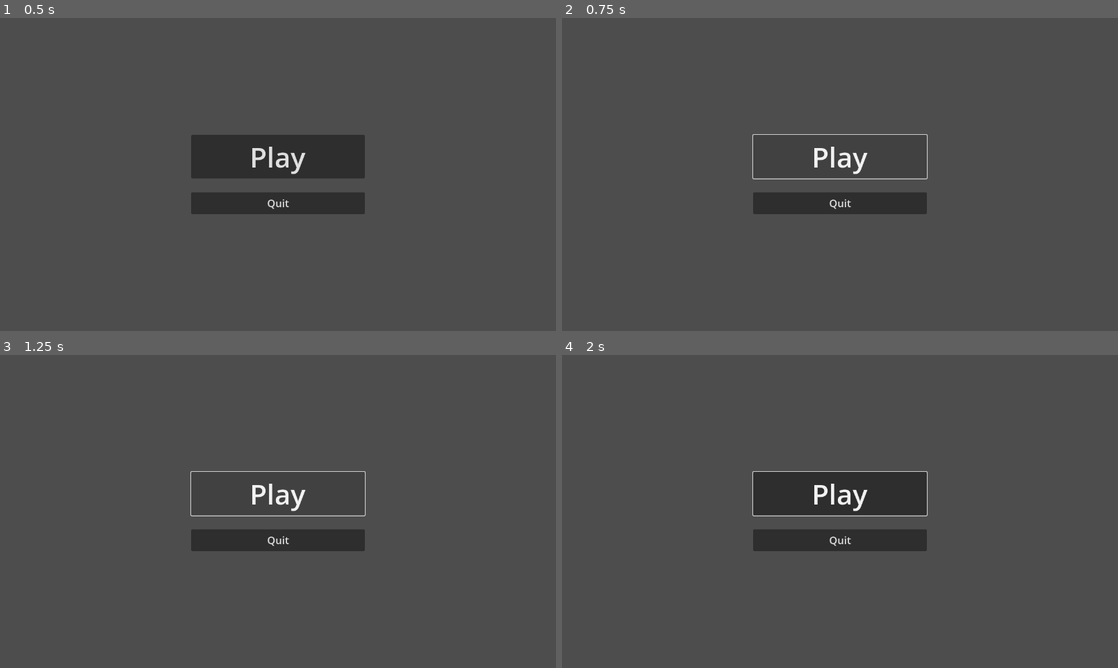
Above: before the commit, frames 1-4 (two rows, left to right).
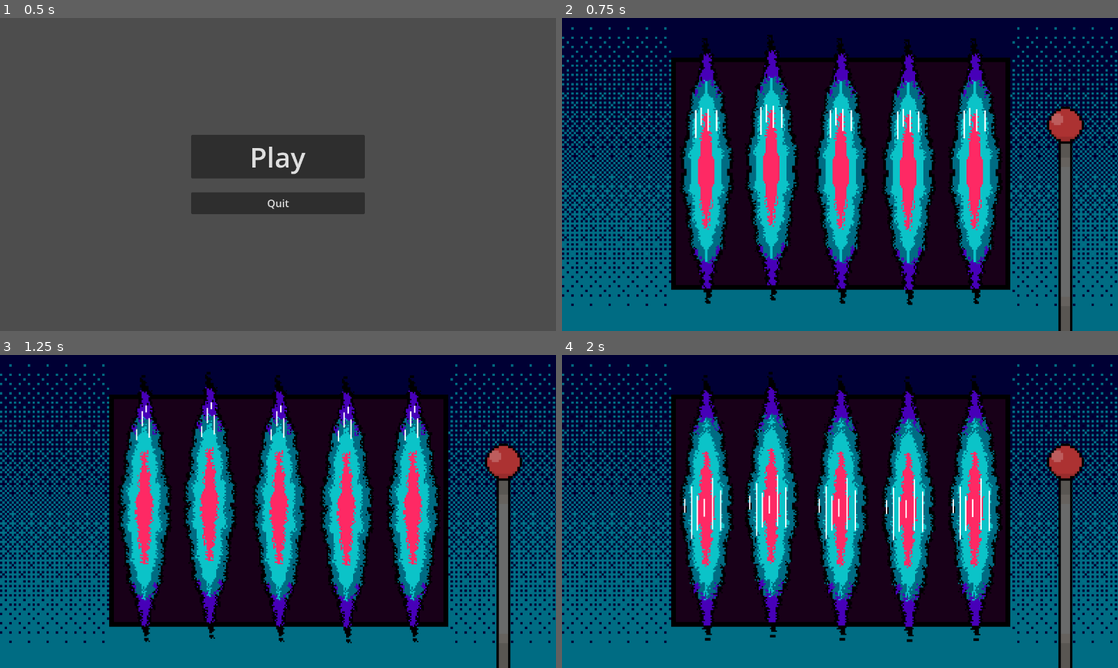
Above: after the commit, the same moments.

Repository: saveligulas/hackathon2025
Game: Godot game, scene res://scenes/mainMenu.tscn
The game is run twice, just before and just after one commit, with the same random seed, the same clock (stepped at 60 frames per second) and the same inputs.
Inputs (mouse positions are in pixels of both pictures, inside the frame that each line leads up to):
- Up to frame 1 (0.5 s): no input
- Up to frame 2 (0.75 s): click "Play" at 0.5 s
- Up to frame 3 (1.25 s): no input
- Up to frame 4 (2 s): click (1067, 549) at 1.27 s

Frame 1 is identical in both runs. In frame 2, 100% of the frame differs, in the area x 0-100%, y 0-100%; in frame 3, 100%; in frame 4, 100%.
Error before the commit: Parse Error: Could not parse global class "GameState" from "res://src/core/gameState.gd". (res://src/core/runManager.gd:7)

Commit message:
works sometimes very good

Diff:
--- a/src/core/PlayerData.gd
+++ b/src/core/PlayerData.gd
@@ -9,8 +9,16 @@
 	for i in range(5):
 		reels[i] = Reel.new()
 
-	var relic_scene = load("res://scenes/relics/goldenCalculatorRelic.tscn")
-	var relic_instance = relic_scene.instantiate()
-	relics.append(relic_instance)
-	print(relics)
-	print(relic_instance.relic_effects)
+	# Test with different relics
+	var test_relics = [
+		load("res://src/relics/lucky_clover_relic.gd").new(),
+		load("res://src/relics/eye_fortune_relic.gd").new(),
+		load("res://src/relics/palm_reader_relic.gd").new(),
+		load("res://src/relics/pattern_master_relic.gd").new(),
+		load("res://src/relics/fingerprint_eraser_relic.gd").new(),
+	]
+
+	for relic in test_relics:
+		relics.append(relic)
+
+	print("Initialized with %d relics" % relics.size())
--- a/src/core/effect.gd
+++ b/src/core/effect.gd
@@ -1,5 +1,4 @@
-# src/effects/Effect.gd
-
+# src/core/effect.gd
 class_name Effect
 extends Resource
 
@@ -22,9 +21,29 @@
 @export var target: EffectTarget = EffectTarget.SYMBOL
 @export var description: String = ""
 
+# NEW: Symbol filtering
+@export var target_symbol_uids: Array[String] = []  # Empty = affects all symbols
+@export var exclude_symbol_uids: Array[String] = []
+
 func apply(context: Dictionary) -> Dictionary:
 	# Each subclass implements its logic
 	return context
 
+func can_apply(context: Dictionary) -> bool:
+	# Override in subclasses for conditional effects
+	return true
+
 func matches(symbol: Symbol) -> bool:
-	return true  # default: all
+	# Check if this effect applies to the given symbol
+
+	# If targeting specific symbols
+	if target_symbol_uids.size() > 0:
+		if not symbol.uid in target_symbol_uids:
+			return false
+
+	# If excluding specific symbols
+	if exclude_symbol_uids.size() > 0:
+		if symbol.uid in exclude_symbol_uids:
+			return false
+
+	return true
--- a/src/core/gameManager.gd
+++ b/src/core/gameManager.gd
@@ -2,10 +2,10 @@
 extends Node
 
 enum GamePhase {
-    MENU,
-    PLAYING,
-    SHOP,
-    GAMEOVER
+	MENU,
+	PLAYING,
+	SHOP,
+	GAMEOVER
 }
 
 signal game_phase_changed
@@ -15,30 +15,30 @@
 var current_phase: GamePhase = GamePhase.MENU
 
 func _ready() -> void:
-    print("Game Manager initialized")
+	print("Game Manager initialized")
 
 func change_phase(new_phase: GamePhase) -> void:
-    var previous_phase = current_phase
-    current_phase = new_phase
-    game_phase_changed.emit(new_phase)
-    handle_phase_transition(new_phase, previous_phase)
+	var previous_phase = current_phase
+	current_phase = new_phase
+	game_phase_changed.emit(new_phase)
+	handle_phase_transition(new_phase, previous_phase)
 
 func handle_phase_transition(new_phase: GamePhase, previous_phase: GamePhase):
-    match new_phase:
-        GamePhase.MENU:
-            print("GamePhase: Change to Menu")
-            get_tree().change_scene_to_file("res://scenes/mainMenu.tscn")
+	match new_phase:
+		GamePhase.MENU:
+			print("GamePhase: Change to Menu")
+			get_tree().change_scene_to_file("res://scenes/mainMenu.tscn")
 
-        GamePhase.PLAYING:
-            print("GamePhase: Change to Playing")
-            if previous_phase == GamePhase.MENU:
-                run_manager.initialize()  # ← THIS WAS MISSING!
-            get_tree().change_scene_to_file("res://scenes/playing.tscn")
+		GamePhase.PLAYING:
+			print("GamePhase: Change to Playing")
+			if previous_phase == GamePhase.MENU:
+				run_manager.initialize()  # ← THIS WAS MISSING!
+			get_tree().change_scene_to_file("res://scenes/playing.tscn")
 
-        GamePhase.SHOP:
-            print("GamePhase: Change to Shop")
-            get_tree().change_scene_to_file("res://scenes/shop.tscn")
+		GamePhase.SHOP:
+			print("GamePhase: Change to Shop")
+			get_tree().change_scene_to_file("res://scenes/shop.tscn")
 
-        GamePhase.GAMEOVER:
-            print("GamePhase: Change to Game Over")
-            run_manager.reset()
+		GamePhase.GAMEOVER:
+			print("GamePhase: Change to Game Over")
+			run_manager.reset()
--- a/src/core/gameState.gd
+++ b/src/core/gameState.gd
@@ -23,25 +23,25 @@
 
 
 func add_active_effect(effect: Effect) -> void:
-    # Check if effect stacks
-    var existing = active_effects.filter(func(e): return e.effect_id == effect.effect_id)
-    if existing.size() > 0:
-        existing[0].stack_count += 1
-    else:
-        active_effects.append(effect)
+	# Check if effect stacks
+	var existing = active_effects.filter(func(e): return e.effect_id == effect.effect_id)
+	if existing.size() > 0:
+		existing[0].stack_count += 1
+	else:
+		active_effects.append(effect)
 
 func remove_active_effect(effect_id: String) -> void:
-    active_effects = active_effects.filter(func(e): return e.effect_id != effect_id)
+	active_effects = active_effects.filter(func(e): return e.effect_id != effect_id)
 
 func get_effects_by_timing(timing: Effect.EffectTiming) -> Array[Effect]:
-    return active_effects.filter(func(e): return e.timing == timing)
+	return active_effects.filter(func(e): return e.timing == timing)
 
 func equip_relic(relic: Relic) -> void:
-    active_relics.append(relic)
-    relic.activate(self)
+	active_relics.append(relic)
+	relic.activate(self)
 
 func unequip_relic(relic_id: String) -> void:
-    var relic = active_relics.filter(func(r): return r.relic_id == relic_id)
-    if relic.size() > 0:
-        relic[0].deactivate(self)
-        active_relics.erase(relic[0])
+	var relic = active_relics.filter(func(r): return r.relic_id == relic_id)
+	if relic.size() > 0:
+		relic[0].deactivate(self)
+		active_relics.erase(relic[0])
--- a/src/core/mainMenu.gd
+++ b/src/core/mainMenu.gd
@@ -5,17 +5,17 @@
 
 # Called when the node enters the scene tree for the first time.
 func _ready() -> void:
-    pass # Replace with function body.
+	pass # Replace with function body.
 
 
 # Called every frame. 'delta' is the elapsed time since the previous frame.
 func _process(_delta: float) -> void:
-    pass
+	pass
 
 
 func _on_play_pressed() -> void:
-    GameManager.change_phase(GameManager.GamePhase.PLAYING)
+	GameManager.change_phase(GameManager.GamePhase.PLAYING)
 
 
 func _on_quit_pressed() -> void:
-    get_tree().quit()
+	get_tree().quit()
--- a/src/core/playing.gd
+++ b/src/core/playing.gd
@@ -4,73 +4,73 @@
 @onready var lever: AnimatedSprite2D = $"Slot Machine/Button/Lever"
 @onready var reel_container: Node2D = $ReelContainer
 @onready var spinners := [
-    $ReelContainer/Spin1,
-    $ReelContainer/Spin2,
-    $ReelContainer/Spin3,
-    $ReelContainer/Spin4,
-    $ReelContainer/Spin5
+	$ReelContainer/Spin1,
+	$ReelContainer/Spin2,
+	$ReelContainer/Spin3,
+	$ReelContainer/Spin4,
+	$ReelContainer/Spin5
 ]
 var is_spinning: bool = false
 var run_manager: Node
 
 func _ready():
-    print("Playing scene ready")
+	print("Playing scene ready")
 
-    # Get run manager from GameManager
-    if not GameManager.has_node("RunManager"):
-        push_error("RunManager not found in GameManager!")
-        return
+	# Get run manager from GameManager
+	if not GameManager.has_node("RunManager"):
+		push_error("RunManager not found in GameManager!")
+		return
 
-    run_manager = GameManager.get_node("RunManager")
+	run_manager = GameManager.get_node("RunManager")
 
-    # Connect to signals from run manager
-    run_manager.spin_started.connect(_on_spin_started)
-    run_manager.spin_completed.connect(_on_spin_completed)
-    run_manager.effects_applied.connect(_on_effects_applied)
+	# Connect to signals from run manager
+	run_manager.spin_started.connect(_on_spin_started)
+	run_manager.spin_completed.connect(_on_spin_completed)
+	run_manager.effects_applied.connect(_on_effects_applied)
 
-    if reel_container.get_child_count() == 0:
-        push_error("ReelContainer has no children!")
+	if reel_container.get_child_count() == 0:
+		push_error("ReelContainer has no children!")
 
 func _on_button_pressed():
-    if is_spinning:
-        return
+	if is_spinning:
+		return
 
-    lever.play("pull")
-    run_manager.execute_spin()
+	lever.play("pull")
+	run_manager.execute_spin()
 
 func _on_spin_started():
-    is_spinning = true
-    reel_container.start_spinners()
-    reel_container.prepare_all_reels()
+	is_spinning = true
+	reel_container.start_spinners()
+	reel_container.prepare_all_reels()
 
 func _on_spin_completed(result_grid: Array):
-    print("\n=== Spin Result ===")
+	print("\n=== Spin Result ===")
 
-    for i in range(5):
-        var column_symbols: Array[Symbol] = []
+	for i in range(5):
+		var column_symbols: Array[Symbol] = []
 
-        for row in range(3):
-            var sym = result_grid[i][row]
-            column_symbols.append(sym)
-            if sym:
-                print("Col ", i, " Row ", row, ": ", sym.description, " (", sym.base_points, " pts)")
+		for row in range(3):
+			var sym = result_grid[i][row]
+			column_symbols.append(sym)
+			if sym:
+				print("Col ", i, " Row ", row, ": ", sym.description, " (", sym.base_points, " pts)")
 
-        reel_container.display_reel(i, column_symbols)
+		reel_container.display_reel(i, column_symbols)
 
-    await get_tree().create_timer(1).timeout
-    await stagger_reveal()
+	await get_tree().create_timer(1).timeout
+	await stagger_reveal()
 
-    # Calculate score using run manager
-    var score_result = run_manager.calculate_score()
-    print("=== Final Score: ", score_result.total_score, " ===")
+	# Calculate score using run manager
+	var score_result = run_manager.calculate_score()
+	print("=== Final Score: ", score_result.total_score, " ===")
 
-    is_spinning = false
+	is_spinning = false
 
 func _on_effects_applied(timing: int):
-    print("[EFFECT] Effects applied at timing: ", timing)
+	print("[EFFECT] Effects applied at timing: ", timing)
 
 func stagger_reveal():
-    for i in range(spinners.size()):
-        spinners[i].hide()
-        reel_container.reveal_column(i)
-        await get_tree().create_timer(0.15).timeout
+	for i in range(spinners.size()):
+		spinners[i].hide()
+		reel_container.reveal_column(i)
+		await get_tree().create_timer(0.15).timeout
--- a/src/core/runManager.gd
+++ b/src/core/runManager.gd
@@ -44,6 +44,7 @@
 	print("RunManager initialized with ", game_state.player_data.reels.size(), " reels")
 	print("RunManager effects ", game_state.active_effects)
 
+# In src/core/runManager.gd - in execute_spin()
 func execute_spin() -> Array:
 	print("Executing spin...")
 
@@ -58,13 +59,14 @@
 	var result_grid = slot_machine_manager.result_grid
 	game_state.current_grid = result_grid
 
-	# Apply AFTER_SPIN effects (can modify grid)
+	# Apply AFTER_SPIN effects (can modify grid) ← THIS IS CRUCIAL
 	result_grid = apply_effects_to_grid(Effect.EffectTiming.AFTER_SPIN, result_grid)
 	game_state.current_grid = result_grid
 	emit_signal("effects_applied", Effect.EffectTiming.AFTER_SPIN)
 
 	emit_signal("spin_completed", result_grid)
 	return result_grid
+
 
 func calculate_score() -> Dictionary:
 	var score_calculator = GameManager.get_node("ScoreCalculator")
--- a/src/core/symbol.gd
+++ b/src/core/symbol.gd
@@ -16,17 +16,17 @@
 
 # Calculate effective stats (base + modifiers)
 func get_effective_points(context: Dictionary = {}) -> int:
-    var total = base_points
-    # For now, just return base (effects come later)
-    return total
+	var total = base_points
+	# For now, just return base (effects come later)
+	return total
 
 func get_effective_mult(context: Dictionary = {}) -> int:
-    var total = base_mult
-    # For now, just return base (effects come later)
-    return total
+	var total = base_mult
+	# For now, just return base (effects come later)
+	return total
 
 func add_effect(effect: Effect) -> void:
-    symbol_effects.append(effect)
+	symbol_effects.append(effect)
 
 func remove_effect(effect_id: String) -> void:
-    symbol_effects = symbol_effects.filter(func(e): return e.effect_id != effect_id)
+	symbol_effects = symbol_effects.filter(func(e): return e.effect_id != effect_id)
--- /dev/null
+++ b/src/effects/addMultEffect.gd
@@ -0,0 +1,22 @@
+# src/effects/addMultEffect.gd
+extends Effect
+class_name AddMultEffect
+
+@export var mult_to_add: int = 1
+
+func _init(value: int = 1, symbol_uids: Array[String] = []):
+	mult_to_add = value
+	target_symbol_uids = symbol_uids
+	effect_id = "add_mult_%d" % value
+	if symbol_uids.size() > 0:
+		effect_id += "_" + "_".join(symbol_uids)
+	timing = EffectTiming.DURING_SCORING
+	target = EffectTarget.SYMBOL
+	description = "+%d mult" % value
+	if symbol_uids.size() > 0:
+		description += " for " + ", ".join(symbol_uids)
+
+func apply(context: Dictionary) -> Dictionary:
+	if context.has("mult"):
+		context.mult += mult_to_add
+	return context
--- a/src/effects/addPointEffect.gd
+++ b/src/effects/addPointEffect.gd
@@ -1,21 +1,37 @@
-# src/effects/AddPointsEffect.gd
+# src/effects/addPointEffect.gd
 extends Effect
 class_name AddPointsEffect
 
 @export var points_to_add: int = 1
-@export var symbol_uid: String = "" # optional filter, empty means all
 
-func _init(value: int = 1):
+func _init(value: int = 1, symbol_uids: Array[String] = []):
 	points_to_add = value
+	target_symbol_uids = symbol_uids
 	effect_id = "add_points_%d" % value
+	if symbol_uids.size() > 0:
+		effect_id += "_" + "_".join(symbol_uids)
 	timing = EffectTiming.DURING_SCORING
 	target = EffectTarget.SYMBOL
-	description = "+%d points to symbol" % value
+	description = "+%d points" % value
+	if symbol_uids.size() > 0:
+		description += " for " + ", ".join(symbol_uids)
 
 func apply(context: Dictionary) -> Dictionary:
 	if context.has("points"):
-		context.points += points_to_add * context.get("stack_count", 1)
+		context.points += points_to_add
 	return context
 
 func matches(symbol: Symbol) -> bool:
-	return symbol_uid == "" or symbol.uid == symbol_uid
+	# Use the base class filtering logic
+
+	# If targeting specific symbols
+	if target_symbol_uids.size() > 0:
+		if not symbol.uid in target_symbol_uids:
+			return false
+
+	# If excluding specific symbols
+	if exclude_symbol_uids.size() > 0:
+		if symbol.uid in exclude_symbol_uids:
+			return false
+
+	return true
--- /dev/null
+++ b/src/effects/globalScoreMultEffect.gd
@@ -0,0 +1,19 @@
+# src/effects/globalScoreMultEffect.gd
+extends Effect
+class_name GlobalScoreMultEffect
+
+@export var score_multiplier: float = 1.5
+
+func _init(mult: float = 1.5):
+	score_multiplier = mult
+	effect_id = "global_score_mult_%.1f" % mult
+	timing = EffectTiming.DURING_SCORING
+	target = EffectTarget.SCORE
+	description = "×%.1f to final score" % mult
+
+func apply(context: Dictionary) -> Dictionary:
+	if context.has("points"):
+		context.points = int(context.points * score_multiplier)
+	if context.has("mult"):
+		context.mult = int(context.mult * score_multiplier)
+	return context
--- /dev/null
+++ b/src/effects/multiplyPointsEffect.gd
@@ -0,0 +1,22 @@
+# src/effects/multiplyPointsEffect.gd
+extends Effect
+class_name MultiplyPointsEffect
+
+@export var multiplier: float = 2.0
+
+func _init(mult: float = 2.0, symbol_uids: Array[String] = []):
+	multiplier = mult
+	var target_symbol_uids = symbol_uids
+	effect_id = "multiply_points_%.1fx" % mult
+	if symbol_uids.size() > 0:
+		effect_id += "_" + "_".join(symbol_uids)
+	timing = EffectTiming.DURING_SCORING
+	target = EffectTarget.SYMBOL
+	description = "×%.1f points" % mult
+	if symbol_uids.size() > 0:
+		description += " for " + ", ".join(symbol_uids)
+
+func apply(context: Dictionary) -> Dictionary:
+	if context.has("points"):
+		context.points = int(context.points * multiplier)
+	return context
--- /dev/null
+++ b/src/effects/patternBonusEffect.gd
@@ -0,0 +1,29 @@
+# src/effects/patternBonusEffect.gd
+extends Effect
+class_name PatternBonusEffect
+
+@export var bonus_points: int = 50
+@export var min_patterns_required: int = 2
+
+func _init(points: int = 50, min_patterns: int = 2):
+	bonus_points = points
+	min_patterns_required = min_patterns
+	effect_id = "pattern_bonus_%d_pts" % points
+	timing = EffectTiming.AFTER_SCORING
+	target = EffectTarget.SCORE
+	description = "+%d points when %d+ patterns match" % [points, min_patterns]
+
+func can_apply(context: Dictionary) -> bool:
+	if not context.has("score"):
+		return false
+	var score_data = context.score
+	if not score_data.has("matched_patterns"):
+		return false
+	return score_data.matched_patterns.size() >= min_patterns_required
+
+func apply(context: Dictionary) -> Dictionary:
+	if context.has("score"):
+		var score_data = context.score
+		if score_data.has("total_score"):
+			score_data.total_score += bonus_points
+	return context
--- /dev/null
+++ b/src/effects/rerollSymbolEffect.gd
@@ -0,0 +1,52 @@
+# src/effects/rerollSymbolEffect.gd
+extends Effect
+class_name RerollSymbolEffect
+
+@export var reroll_symbol_uid: String = ""
+@export var replace_with_uid: String = ""  # Empty = random
+
+func _init(from_uid: String, to_uid: String = ""):
+	reroll_symbol_uid = from_uid
+	replace_with_uid = to_uid
+	effect_id = "reroll_%s" % from_uid
+	timing = EffectTiming.AFTER_SPIN
+	target = EffectTarget.GRID
+	description = "Reroll %s symbols" % from_uid
+	if to_uid != "":
+		description += " into %s" % to_uid
+
+func apply(context: Dictionary) -> Dictionary:
+	if not context.has("grid") or not context.has("game_state"):
+		return context
+
+	var grid = context.grid
+	var game_state = context.game_state
+
+	# Get available symbols from game state
+	if not game_state or not game_state.player_data:
+		return context
+
+	var available_symbols = []
+	if game_state.player_data.reels.size() > 0:
+		available_symbols = game_state.player_data.reels[0].symbols.duplicate()
+
+	if available_symbols.is_empty():
+		return context
+
+	# Reroll matching symbols in the grid
+	for col in range(grid.size()):
+		for row in range(grid[col].size()):
+			var symbol = grid[col][row]
+			if symbol and symbol.uid == reroll_symbol_uid:
+				if replace_with_uid != "":
+					# Find and use specific replacement
+					for replacement in available_symbols:
+						if replacement.uid == replace_with_uid:
+							grid[col][row] = replacement
+							break
+				else:
+					# Random replacement
+					grid[col][row] = available_symbols[randi() % available_symbols.size()]
+
+	context.grid = grid
+	return context
--- /dev/null
+++ b/src/relics/eye_fortune_relic.gd
@@ -0,0 +1,18 @@
+# src/relics/eye_fortune_relic.gd
+extends Relic
+
+func _init():
+	relic_id = "eye_fortune"
+	relic_name = "Eye of Fortune"
+	description = "Eye symbols have ×2 points"
+	icon = null
+	rarity = Rarity.UNCOMMON
+	relic_effects = [
+		MultiplyPointsEffect.new(2.0, ["eye"])
+	]
+
+func _ready():
+	if $TextureRect:
+		$TextureRect.texture = icon
+	if $Label:
+		$Label.text = relic_name
--- /dev/null
+++ b/src/relics/fingerprint_eraser_relic.gd
@@ -0,0 +1,18 @@
+# src/relics/fingerprint_eraser_relic.gd
+extends Relic
+
+func _init():
+	relic_id = "fingerprint_eraser"
+	relic_name = "Fingerprint Eraser"
+	description = "All fingerprint symbols become currency symbols"
+	icon = null
+	rarity = Rarity.EPIC
+	relic_effects = [
+		RerollSymbolEffect.new("fingerprint", "currency")
+	]
+
+func _ready():
+	if $TextureRect:
+		$TextureRect.texture = icon
+	if $Label:
+		$Label.text = relic_name
--- /dev/null
+++ b/src/relics/lucky_clover_relic.gd
@@ -0,0 +1,18 @@
+# src/relics/lucky_clover_relic.gd
+extends Relic
+
+func _init():
+	relic_id = "lucky_clover"
+	relic_name = "Lucky Clover"
+	description = "Currency symbols give +3 points"
+	icon = null
+	rarity = Rarity.COMMON
+	relic_effects = [
+		AddPointsEffect.new(3, ["currency"])
+	]
+
+func _ready():
+	if $TextureRect:
+		$TextureRect.texture = icon
+	if $Label:
+		$Label.text = relic_name
--- /dev/null
+++ b/src/relics/palm_reader_relic.gd
@@ -0,0 +1,18 @@
+# src/relics/palm_reader_relic.gd
+extends Relic
+
+func _init():
+	relic_id = "palm_reader"
+	relic_name = "Palm Reader's Charm"
+	description = "Palm and Fingerprint symbols get +2 mult"
+	icon = null
+	rarity = Rarity.UNCOMMON
+	relic_effects = [
+		AddMultEffect.new(2, ["palm", "fingerprint"])
+	]
+
+func _ready():
+	if $TextureRect:
+		$TextureRect.texture = icon
+	if $Label:
+		$Label.text = relic_name
--- /dev/null
+++ b/src/relics/pattern_master_relic.gd
@@ -0,0 +1,18 @@
+# src/relics/pattern_master_relic.gd
+extends Relic
+
+func _init():
+	relic_id = "pattern_master"
+	relic_name = "Pattern Master's Trophy"
+	description = "Gain +100 points when 2 or more patterns match"
+	icon = null
+	rarity = Rarity.RARE
+	relic_effects = [
+		PatternBonusEffect.new(100, 2)
+	]
+
+func _ready():
+	if $TextureRect:
+		$TextureRect.texture = icon
+	if $Label:
+		$Label.text = relic_name
--- a/src/run/SlotMachineManager.gd
+++ b/src/run/SlotMachineManager.gd
@@ -4,20 +4,20 @@
 var result_grid: Array = []  # 5x3 grid
 
 func _init():
-    result_grid.resize(5)
-    for i in range(5):
-        result_grid[i] = []
-        result_grid[i].resize(3)
+	result_grid.resize(5)
+	for i in range(5):
+		result_grid[i] = []
+		result_grid[i].resize(3)
 
 func spin(player_data: PlayerData):
-    for col in range(5):
-        var reel_symbols = player_data.reels[col].symbols
-        var reel_size = reel_symbols.size()
-        if reel_size == 0:
-            continue
+	for col in range(5):
+		var reel_symbols = player_data.reels[col].symbols
+		var reel_size = reel_symbols.size()
+		if reel_size == 0:
+			continue
 
-        var start_index = randi() % reel_size
+		var start_index = randi() % reel_size
 
-        for row in range(3):
-            var index = (start_index + row) % reel_size
-            result_grid[col][row] = reel_symbols[index]
+		for row in range(3):
+			var index = (start_index + row) % reel_size
+			result_grid[col][row] = reel_symbols[index]
Not shown, removed: src/core/SpinModifier.gd.uid
Not shown, added: src/effects/addMultEffect.gd.uid
Not shown, added: src/effects/globalScoreMultEffect.gd.uid
Not shown, added: src/effects/multiplyPointsEffect.gd.uid
Not shown, added: src/effects/patternBonusEffect.gd.uid
Not shown, added: src/effects/rerollSymbolEffect.gd.uid
Not shown, added: src/relics/eye_fortune_relic.gd.uid
Not shown, added: src/relics/fingerprint_eraser_relic.gd.uid
Not shown, added: src/relics/lucky_clover_relic.gd.uid
Not shown, added: src/relics/palm_reader_relic.gd.uid
Not shown, added: src/relics/pattern_master_relic.gd.uid
